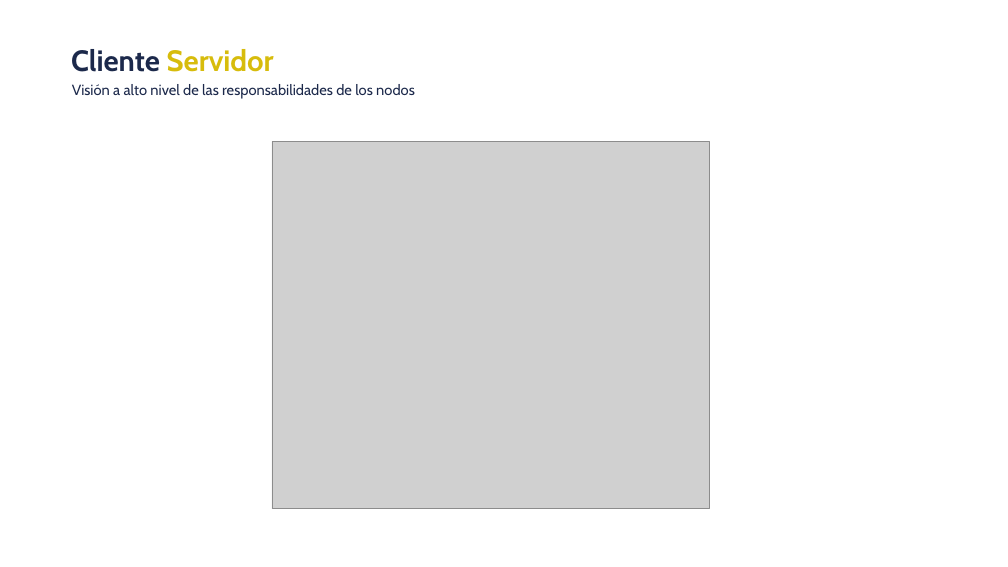
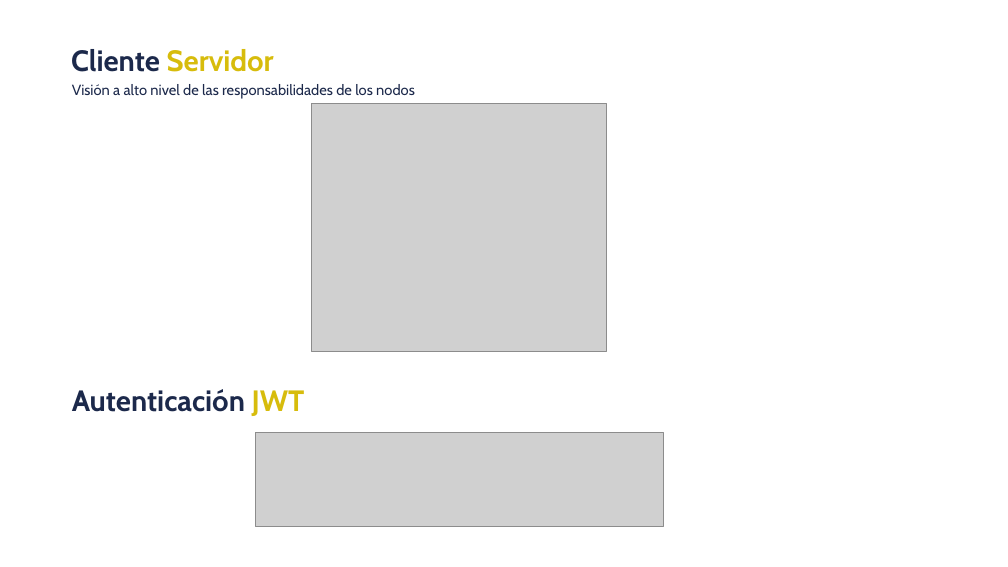
Before and after one commit to dqnid/uxcale-usal-front-presentation, a slide deck: slide 7 of AXPE_FRONT_TallerUSAL_.pptx. Drawn at 1008x567 pixels with LibreOffice and Linux fonts; fonts in the diff are those of the drawing; grey boxes stand for pictures; background and template pictures are left out. Boxes give left, top, right and bottom in pixels: in the first picture for what was removed or moved away, otherwise in the second. Text is boxed around its words. In the diff, an @@ line names an element or a change of style, - is before the commit and + after.

Commit message:
presentation v1 done

```diff
--- a/AXPE_FRONT_TallerUSAL_.pptx
+++ b/AXPE_FRONT_TallerUSAL_.pptx
@@ picture: place and size @@
-picture at [272,141,709,509]
+picture at [312,104,606,352]
@@ text added at [72,389,305,416], 28 pt, text #1C294B, bold @@
+Autenticación JWT
@@ picture added at [255,433,663,527] @@
```
Also in this commit, not shown: 1 other slide changed, 1 slide added, 8 slides removed, 1 other file.
